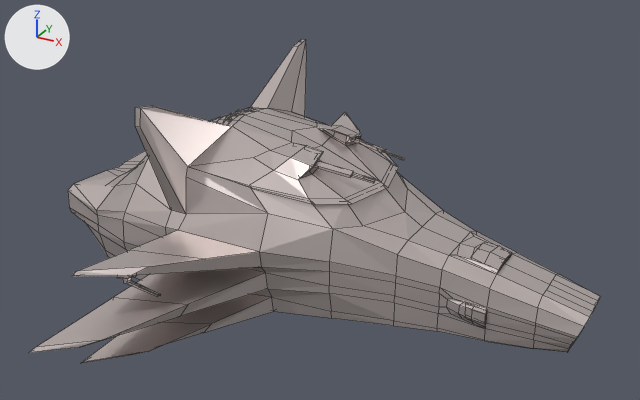
One commit to the Blender file Spaceship.blend: the scene before it, then after it.
Before and after are seen from a 50 mm lens placed at (5.66, -14.03, 7.99), pointed at (-1.77, -0.53, 1.23). The axes (+X, +Y, +Z) are drawn at upper left. The lights are the same throughout. Mesh edges are drawn as thin lines. The same objects are shown in both versions, whatever each file hides.

Before the edit, the objects in view are built like this:
```python
mat_material = principled_material('Material')
mat_material.base_color = (0.698, 0.614, 0.596)  # light grey #dacecb
mat_material.metallic = 0.75
mat_material.roughness = 0.35
mat_material.specular_ior_level = 0.75
me_cube = bpy.data.meshes.new('Cube')
me_cube.from_pydata(...)  # 431 vertices, 405 faces; spans x -1.33..0.62, y 0.0..5.83, z -0.67..3.34
me_cube.materials.append(mat_material)  # light grey #dacecb
ob_nave = bpy.data.objects.new('Nave', me_cube)
ob_nave.location = (0.0, 0.0, 0.0)
ob_nave.scale = (5.47, 1.0, 1.0)
_m = ob_nave.modifiers.new('Mirror', 'MIRROR')
_m.use_axis = (False, True, False)
_m.use_clip = True
```
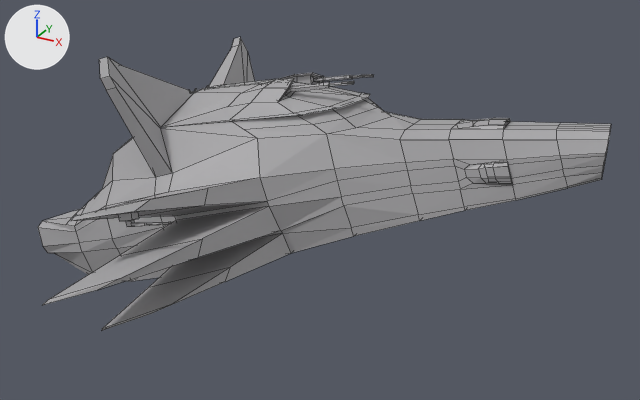
Diff of the bpy script that builds the scene:
```diff
--- a/Spaceship.blend.py
+++ b/Spaceship.blend.py
@@ mat_material @@
 mat_material = principled_material('Material')
-mat_material.base_color = (0.698, 0.614, 0.596)  # light grey #dacecb
-mat_material.metallic = 0.75
-mat_material.roughness = 0.35
+mat_material.base_color = (0.405, 0.399, 0.411)  # grey #aba9ac
 mat_material.specular_ior_level = 0.75
@@ me_cube @@
 # used by ob_nave; location = (0.0, 0.0, 0.0); scale = (5.47, 1.0, 1.0)
-me_cube.from_pydata(...)  # 431 vertices, 405 faces; spans x -1.33..0.62, y 0.0..5.83, z -0.67..3.34
+me_cube.from_pydata(...)  # 439 vertices, 413 faces; spans x -1.33..0.62, y 0.0..5.83, z -0.67..3.34
+# me_cube part 1
+# 1 vertex is removed from x -0.69, y 1.98, z 1.82
+# 16 faces are deleted
+# 3 vertices in x -0.75..-0.38, y 1.92..2.45, z -0.1..3.27 move by (0.0, 0.0, -0.11)
+# 21 vertices move from x -0.95..-0.38, y 1.18..4.08, z -0.48..3.34 to x -0.95..-0.38, y 1.19..4.08, z -0.45..3.34
+# 9 vertices are added at x -1.18..-0.08, y 0.0..3.15, z 0.64..3.02
+# 24 new faces join them
 me_cube.materials.append(mat_material)
@@ ob_nave @@
 ob_nave = bpy.data.objects.new('Nave', me_cube)
-ob_nave.location = (0.0, 0.0, 0.0)
+ob_nave.location = (0.0, 0.0, 1.94)
+ob_nave.rotation_euler = (-0.169, -0.317, 0.228)  # degrees (-9.7, -18, 13)
 ob_nave.scale = (5.47, 1.0, 1.0)
```

Pixel boxes (x1, y1, x2, y2) of what changed, in the pictures (640 x 400 px; the box of a moved part takes in the faces that stretch with it):
'Nave', recoloured, surface changed, reshaped, moved, turned: before (29, 39, 601, 363); after (38, 37, 611, 331)
part 1 of me_cube, moved or reshaped: before (68, 39, 407, 362); after (38, 37, 391, 328)
